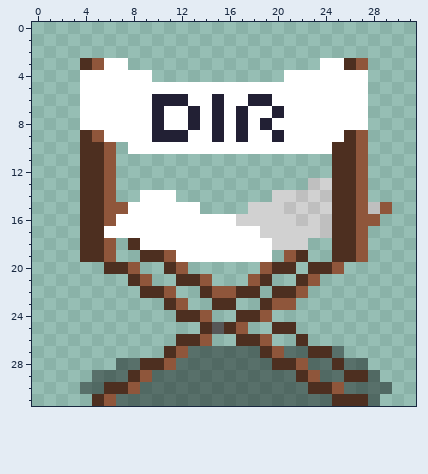
Two versions of one pixel-art file, losbehomemauuooooouuuu/Assets/arquivos originais/troca de fase/cadeira.ase. The picture above is the old version.
32x32 pixels, 1 frame. Colours within 5 levels of each other are drawn and written as one.
After the commit:
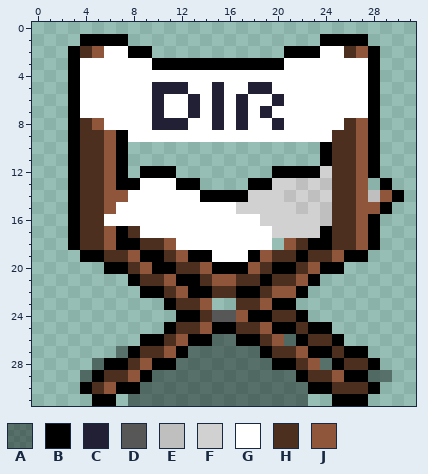
Palette (. is transparent): A #00000069  B #000000  C #222034  D #575757  E #bfbfbf  F #d1d1d1  G #ffffff  H #4d2f20  J #8f563b
The edit:
y 1: x 4..7 .... -> BBBB; x 24..27 .... -> BBBB
y 2: x 3..9 ....... -> BHJGGBB; x 21..28 ........ -> BBBGGHJB
y 3: x 3..5 .HJ -> BGG; x 8..23 ................ -> GGBBBBBBBBBBBGGG; x 26..28 HJ. -> GGB
y 4: x 3 . -> B; x 10..20 ........... -> GGGGGGGGGGG; x 28 . -> B
y 5: x 3 . -> B; x 10..12 GGG -> CCC; x 15 G -> C; x 18..19 GG -> CC; x 28 . -> B
y 6: x 3 . -> B; x 11..13 CCG -> GGC; x 17..20 GCCG -> CGGC; x 28 . -> B
y 7: x 3 . -> B; x 19..20 GC -> CG; x 28 . -> B
y 8: x 3..5 .GG -> BHJ; x 11..13 GGC -> CCG; x 19..20 CG -> GC; x 26..28 GG. -> HJB
y 9: x 3 . -> B; x 5..7 JGG -> HJB; x 10..12 CCC -> GGG; x 15 C -> G; x 17 C -> G; x 20 C -> G; x 25 G -> H; x 28 . -> B
y 10: x 3 . -> B; x 7..24 .GGGGGGGGGGGGGGGGG -> B................B; x 28 . -> B
y 11: x 3 . -> B; x 7 . -> B; x 24 . -> B; x 28 . -> B
y 12: x 3 . -> B; x 7 . -> B; x 9..11 ... -> BBB; x 20..24 ..... -> BBBBF; x 28 . -> B
y 13: x 3 . -> B; x 7..13 ....... -> BBGGGBB; x 18..24 .....EF -> BBFFEFE; x 29 . -> B
y 14: x 3 . -> B; x 7..8 .. -> JG; x 12..19 ........ -> GGBBBBFF; x 21..24 FEFE -> EFEF; x 28..30 ... -> EJB
y 15: x 3 . -> B; x 7 J -> G; x 14..17 .... -> GGGF; x 21..24 EFEF -> FEFE; x 28..29 EJ -> JB
y 16: x 3 . -> B; x 6 J -> G; x 17..18 FF -> GG; x 22 E -> F; x 28 J -> B
y 17: x 3 . -> B; x 6..8 GGG -> JBH; x 19 F -> G; x 24 E -> B; x 28 . -> B
y 18: x 3 . -> B; x 7..11 .HGGG -> BBHHJ; x 20..24 FFF.. -> .JHBB; x 28 . -> B
y 19: x 4..14 HHJ..HHJGGG -> BBHHJBBHJBB; x 18..27 GG.JH..HHJ -> BJHHBHHJBB
y 20: x 6..25 HHJ..HJ......JHH.HHJ -> BBHJBBHHJBBBJHBBHJBB
y 21: x 8..23 HJ..HHJ...JH..HJ -> BHHJBBHJJHHBHHJB
y 22: x 9..22 HHJ..HJJHH.HHJ -> BBHJBBHHBBHJJB
y 23: x 11..21 HJ..HH..HJJ -> BHHJ..HHJBB
y 24: x 12..22 HHJ..HHJ... -> BBHDDJBBHHB
y 25: x 11..24 ...HDHJ..HH... -> BHHJBBHHJBBHBB
y 26: x 9..25 ...HHJ..HHJ..H... -> BBHJBBAABBHJABHHB
y 27: x 7..12 ....HJ -> ABHHJB; x 19..27 HJAAHHA.. -> BHHJBBHBB
y 28: x 5..11 ..AAHHJ -> ABBHJBB; x 20..23 HHJA -> BBHJ; x 25..28 HAA. -> BHHB
y 29: x 4..9 .AAAHJ -> ABHHJB; x 22..27 HJAAHH -> BHHJBB; x 29 . -> A
y 30: x 4..8 AAHHJ -> BHJBB; x 23..29 HHJAAAA -> BBHHHB.
y 31: x 5..7 HJA -> BB.; x 23..28 AAHHHA -> ..BBB.
Changed places in both pictures, as pixel boxes (x1, y1, x2, y2):
changed: (68, 34, 404, 406)
